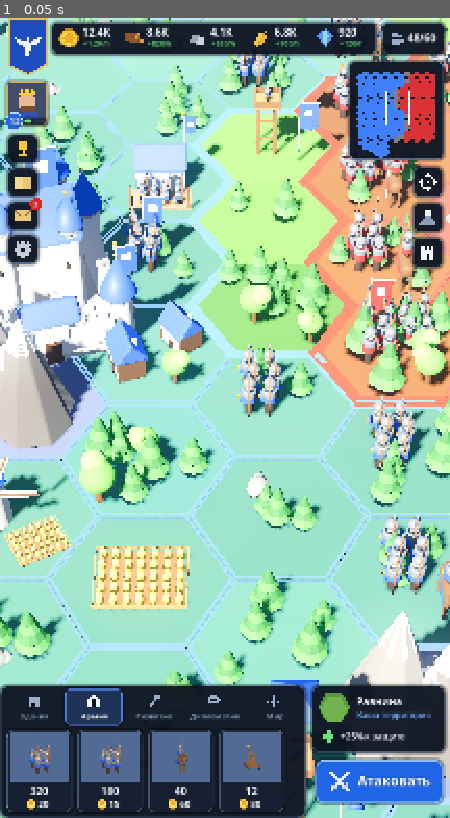
Above: before the commit, frame 1.
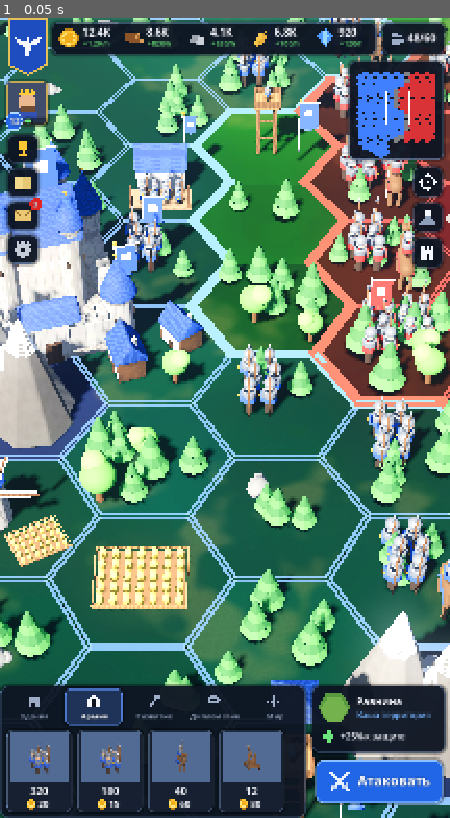
Above: after the commit, the same moment.

Repository: kaboomenko/Raivon
Game: Godot game, scene res://scenes/main.tscn
The game is run twice, just before and just after one commit, with the same random seed, the same clock (stepped at 60 frames per second) and the same inputs.
Inputs:
- Up to frame 1 (0.05 s): no input

The runs differ from the first frame. In frame 1, 51% of the frame differs, in the area x 0-100%, y 0-100%.

Commit message:
Art: painted terrain shader, procedural textures baked on export (stone, roof tiles, wood, plaster), red castle variant
Co-Authored-By: Claude Opus 5.5 <noreply@anthropic.com>
Claude-Session: https://claude.ai/code/session_01Gm1xuL6Hscrx7wka3sjbP5

Diff:
--- /dev/null
+++ b/game/scripts/sim/hexgrid.gd
@@ -0,0 +1,50 @@
+extends RefCounted
+## Axial hex coordinates, flat-top orientation (port of packages/sim/src/hex.ts).
+## Axial coords are Vector2i(q, r). Screen: x grows with q, y grows with r (+ q/2).
+
+## Order matters for edge indexing: edge i of a hex is shared with neighbor DIRS[i].
+const DIRS: Array[Vector2i] = [
+	Vector2i(1, 0), # 0: lower-right
+	Vector2i(1, -1), # 1: upper-right
+	Vector2i(0, -1), # 2: up
+	Vector2i(-1, 0), # 3: upper-left
+	Vector2i(-1, 1), # 4: lower-left
+	Vector2i(0, 1), # 5: down
+]
+
+
+static func hex_key(q: int, r: int) -> String:
+	return "%d,%d" % [q, r]
+
+
+static func distance(a: Vector2i, b: Vector2i) -> int:
+	var dq := a.x - b.x
+	var dr := a.y - b.y
+	return (absi(dq) + absi(dr) + absi(dq + dr)) / 2
+
+
+## Axial coordinate of a cell Dictionary ({q, r, ...}).
+static func axial(c: Dictionary) -> Vector2i:
+	return Vector2i(c["q"], c["r"])
+
+
+static func neighbor_of(h: Vector2i, dir: int) -> Vector2i:
+	return h + DIRS[dir]
+
+
+static func disk(radius: int) -> Array[Vector2i]:
+	var out: Array[Vector2i] = []
+	for q in range(-radius, radius + 1):
+		var r1 := maxi(-radius, -q - radius)
+		var r2 := mini(radius, -q + radius)
+		for r in range(r1, r2 + 1):
+			out.append(Vector2i(q, r))
+	return out
+
+
+## Direction index from a to an adjacent b, or -1.
+static func dir_to(a: Vector2i, b: Vector2i) -> int:
+	for i in 6:
+		if a + DIRS[i] == b:
+			return i
+	return -1
--- /dev/null
+++ b/game/scripts/sim/map_gen.gd
@@ -0,0 +1,329 @@
+extends RefCounted
+## Chapter I «Долина» map generator (canon §12.1), port of packages/sim/src/map.ts.
+## 50 land hexes — player 7 (core), Кремнёвые Бароны (Wolf) 14, Вольные Хутора (Fox) 10, wild 19.
+## Deterministic from seed; retries seeds until the validator passes.
+
+const Types := preload("res://scripts/sim/types.gd")
+const HexGrid := preload("res://scripts/sim/hexgrid.gd")
+const Rng := preload("res://scripts/sim/rng.gd")
+const World := preload("res://scripts/sim/world.gd")
+
+const BARONS := 2
+const HAMLETS := 3
+
+const RADIUS := 4
+const PLAYER_CAP := Vector2i(0, 3)
+const BARONS_CAP := Vector2i(3, -3)
+const HAMLETS_CAP := Vector2i(-3, 0)
+const IMPASSABLE := 11
+const BARONS_SIZE := 14
+const HAMLETS_SIZE := 10
+
+
+static func make_states() -> Array[Dictionary]:
+	var out: Array[Dictionary] = [
+		{"id": Types.NOBODY, "name": "Дикие земли", "color": 0xb9b2a3, "archetype": "player", "capital_id": -1, "dev_level": 0},
+		{"id": Types.PLAYER, "name": "Ваша держава", "color": 0x2e6bff, "archetype": "player", "capital_id": -1, "dev_level": 1},
+		{"id": BARONS, "name": "Кремнёвые Бароны", "color": 0xf08a24, "archetype": "wolf", "capital_id": -1, "dev_level": 1},
+		{"id": HAMLETS, "name": "Вольные Хутора", "color": 0x3fa34d, "archetype": "fox", "capital_id": -1, "dev_level": 1},
+	]
+	return out
+
+
+static func _build_topology(w: World) -> void:
+	w.by_key = {}
+	for c in w.cells:
+		w.by_key[HexGrid.hex_key(c["q"], c["r"])] = c["id"]
+	w.neighbors = []
+	for c in w.cells:
+		var ns := PackedInt32Array()
+		for d in HexGrid.DIRS:
+			ns.append(w.by_key.get(HexGrid.hex_key(c["q"] + d.x, c["r"] + d.y), -1))
+		w.neighbors.append(ns)
+
+
+## Returns a valid chapter I world, or null (with push_error) if 200 attempts fail.
+static func generate_chapter_one(seed_value: int) -> World:
+	for attempt in 200:
+		var w := _try_generate(seed_value + attempt * 7919)
+		if w != null and validate_chapter_one(w).is_empty():
+			return w
+	push_error("map generator: no valid map found")
+	return null
+
+
+static func _id_of(w: World, a: Vector2i) -> int:
+	return w.by_key[HexGrid.hex_key(a.x, a.y)]
+
+
+static func _core_ids(w: World, cap: Vector2i) -> Array[int]:
+	var cid := _id_of(w, cap)
+	var out: Array[int] = [cid]
+	for n in w.neighbors[cid]:
+		if n >= 0:
+			out.append(n)
+	return out
+
+
+static func _set_kind(c: Dictionary, kind: String, cell_name: String = "") -> void:
+	c["kind"] = kind
+	c["value"] = Types.KIND_VALUE[kind]
+	if cell_name != "":
+		c["name"] = cell_name
+
+
+static func _free(cells: Array[Dictionary], owner: int, rng: Rng) -> Array:
+	var out: Array = []
+	for c in cells:
+		if c["owner"] == owner and c["kind"] == "plain" and Types.is_passable(c):
+			out.append(c)
+	return rng.shuffle(out)
+
+
+static func _sort_by_player_distance(arr: Array) -> Array:
+	return Types.stable_sort(arr, func(a: Dictionary, b: Dictionary) -> int:
+		return HexGrid.distance(HexGrid.axial(a), PLAYER_CAP) - HexGrid.distance(HexGrid.axial(b), PLAYER_CAP))
+
+
+static func _try_generate(seed_value: int) -> World:
+	var rng := Rng.new(seed_value)
+	var w := World.new()
+	w.map_seed = seed_value
+	w.radius = RADIUS
+	var coords := HexGrid.disk(RADIUS)
+	for i in coords.size():
+		w.cells.append({
+			"id": i, "q": coords[i].x, "r": coords[i].y,
+			"terrain": "plain", "kind": "plain", "value": 1,
+			"owner": Types.NOBODY, "controller": Types.NOBODY, "fort": 0, "name": "",
+		})
+	_build_topology(w)
+	var cells := w.cells
+	w.states = make_states()
+
+	var reserved := {}
+	for cap in [PLAYER_CAP, BARONS_CAP, HAMLETS_CAP]:
+		for id in _core_ids(w, cap):
+			reserved[id] = true
+
+	# 1. Impassable terrain on the rim, away from capitals' cores.
+	var rim: Array = []
+	for c in cells:
+		if HexGrid.distance(HexGrid.axial(c), Vector2i.ZERO) >= RADIUS - 1 and not reserved.has(c["id"]):
+			rim.append(c)
+	rng.shuffle(rim)
+	for c in rim.slice(0, IMPASSABLE):
+		c["terrain"] = "mountain" if rng.next_int(3) == 0 else "water"
+
+	# 2. Player core: capital + 6 neighbours.
+	for id in _core_ids(w, PLAYER_CAP):
+		_set_owner(cells[id], Types.PLAYER)
+
+	# 3. Grow AI states by BFS from their capitals.
+	_grow(w, _id_of(w, HAMLETS_CAP), HAMLETS, HAMLETS_SIZE, rng, func(c: Dictionary) -> int:
+		return HexGrid.distance(HexGrid.axial(c), HAMLETS_CAP) * 10)
+	# Barons are biased toward the player so the first war has a front.
+	_grow(w, _id_of(w, BARONS_CAP), BARONS, BARONS_SIZE, rng, func(c: Dictionary) -> int:
+		return HexGrid.distance(HexGrid.axial(c), BARONS_CAP) * 10 + HexGrid.distance(HexGrid.axial(c), PLAYER_CAP) * 10)
+
+	# 4. Kinds and terrain.
+	_set_kind(cells[_id_of(w, PLAYER_CAP)], "capital", "Столица")
+	_set_kind(cells[_id_of(w, BARONS_CAP)], "capital", "Кремнёвый замок")
+	_set_kind(cells[_id_of(w, HAMLETS_CAP)], "capital", "Хуторской двор")
+	w.states[Types.PLAYER]["capital_id"] = _id_of(w, PLAYER_CAP)
+	w.states[BARONS]["capital_id"] = _id_of(w, BARONS_CAP)
+	w.states[HAMLETS]["capital_id"] = _id_of(w, HAMLETS_CAP)
+
+	var player_free := _free(cells, Types.PLAYER, rng)
+	if player_free.is_empty():
+		return null
+	_set_kind(player_free[0], "farm", "Мельничный луг")
+
+	# Barons: a frontier mine (war goal bait), a city and a farm, preferring hexes near the player.
+	var barons_free := _sort_by_player_distance(_free(cells, BARONS, rng))
+	if barons_free.size() < 3:
+		return null
+	_set_kind(barons_free[0], "mine", "Кремнёвый карьер")
+	_set_kind(barons_free[2], "city", "Ржавый узел")
+	_set_kind(barons_free[barons_free.size() - 1], "farm", "Баронские поля")
+	var hamlets_free := _sort_by_player_distance(_free(cells, HAMLETS, rng))
+	if hamlets_free.size() < 2:
+		return null
+	_set_kind(hamlets_free[0], "mine", "Медная шахта")
+	_set_kind(hamlets_free[1], "farm", "Хуторские нивы")
+	var wild_free := _free(cells, Types.NOBODY, rng)
+	if wild_free.size() > 0:
+		_set_kind(wild_free[0], "farm", "Заброшенная мельница")
+	if wild_free.size() > 1:
+		_set_kind(wild_free[1], "mine", "Старая штольня")
+
+	for c in cells:
+		if not Types.is_passable(c) or c["kind"] != "plain" or reserved.has(c["id"]):
+			continue
+		var roll := rng.next_int(100)
+		if roll < 14:
+			c["terrain"] = "forest"
+		elif roll < 24:
+			c["terrain"] = "hills"
+
+	return w
+
+
+static func _set_owner(c: Dictionary, s: int) -> void:
+	c["owner"] = s
+	c["controller"] = s
+
+
+static func _grow(w: World, start: int, state: int, size: int, rng: Rng, score: Callable) -> void:
+	var cells := w.cells
+	var owned := {start: true} # insertion-ordered set
+	_set_owner(cells[start], state)
+	while owned.size() < size:
+		var frontier: Array = []
+		var in_frontier := {}
+		for id in owned:
+			for n in w.neighbors[id]:
+				if n < 0 or owned.has(n):
+					continue
+				var c: Dictionary = cells[n]
+				if c["owner"] != Types.NOBODY or not Types.is_passable(c):
+					continue
+				if not in_frontier.has(n):
+					in_frontier[n] = true
+					frontier.append(c)
+		if frontier.is_empty():
+			return
+		var best := 1 << 62
+		var picks: Array = []
+		for c in frontier:
+			var s: int = score.call(c)
+			if s < best:
+				best = s
+				picks = [c]
+			elif s == best:
+				picks.append(c)
+		var p: Dictionary = rng.pick(picks)
+		owned[p["id"]] = true
+		_set_owner(p, state)
+
+
+## Returns a list of problems; empty = valid.
+static func validate_chapter_one(w: World) -> Array[String]:
+	var problems: Array[String] = []
+	var land: Array[Dictionary] = []
+	for c in w.cells:
+		if Types.is_passable(c):
+			land.append(c)
+	if land.size() != 50:
+		problems.append("land hexes %d != 50" % land.size())
+	var count := func(s: int) -> int:
+		var k := 0
+		for c in land:
+			if c["owner"] == s:
+				k += 1
+		return k
+	if count.call(Types.PLAYER) != 7:
+		problems.append("player size != 7")
+	if count.call(BARONS) != BARONS_SIZE:
+		problems.append("barons size")
+	if count.call(HAMLETS) != HAMLETS_SIZE:
+		problems.append("hamlets size")
+	# Front with Barons: at least 3 shared edges with the player.
+	var shared := 0
+	for c in land:
+		if c["owner"] != Types.PLAYER:
+			continue
+		for n in w.neighbors[c["id"]]:
+			if n >= 0 and w.cells[n]["owner"] == BARONS:
+				shared += 1
+	if shared < 3:
+		problems.append("player-barons border %d < 3" % shared)
+	# The first war must have something to win: non-core Barons hexes touching the player.
+	var b_core := core_of(w, BARONS)
+	var annexable := 0
+	var front_hexes := 0
+	for c in land:
+		if c["owner"] != BARONS or not _touches_owner(w, c["id"], Types.PLAYER):
+			continue
+		front_hexes += 1
+		if not b_core.has(c["id"]):
+			annexable += 1
+	if annexable < 2:
+		problems.append("annexable front hexes %d < 2" % annexable)
+	if front_hexes < 3:
+		problems.append("barons front hexes %d < 3" % front_hexes)
+	# Every state is connected.
+	for s in [Types.PLAYER, BARONS, HAMLETS]:
+		var ids: Array[int] = []
+		for c in land:
+			if c["owner"] == s:
+				ids.append(c["id"])
+		if not _connected(w, ids):
+			problems.append("state %d disconnected" % s)
+	# All land is mutually reachable (no isolated islands).
+	var all_ids: Array[int] = []
+	for c in land:
+		all_ids.append(c["id"])
+	if not _connected(w, all_ids):
+		problems.append("land disconnected")
+	return problems
+
+
+static func _touches_owner(w: World, id: int, owner: int) -> bool:
+	for n in w.neighbors[id]:
+		if n >= 0 and w.cells[n]["owner"] == owner:
+			return true
+	return false
+
+
+static func _connected(w: World, ids: Array[int]) -> bool:
+	if ids.is_empty():
+		return true
+	var members := {}
+	for id in ids:
+		members[id] = true
+	var seen := {ids[0]: true}
+	var q: Array[int] = [ids[0]]
+	while not q.is_empty():
+		var id: int = q.pop_back()
+		for n in w.neighbors[id]:
+			if n >= 0 and members.has(n) and not seen.has(n):
+				seen[n] = true
+				q.append(n)
+	return seen.size() == members.size()
+
+
+## Ядро: capital + 6 neighbours that are officially owned by the same state (canon §3.1).
+## Returns an insertion-ordered set {cell_id: true}.
+static func core_of(w: World, state: int) -> Dictionary:
+	var cap: int = w.states[state]["capital_id"] if state >= 0 and state < w.states.size() else -1
+	var out := {}
+	if cap < 0 or w.cells[cap]["owner"] != state:
+		return out
+	out[cap] = true
+	for n in w.neighbors[cap]:
+		if n >= 0 and w.cells[n]["owner"] == state:
+			out[n] = true
+	return out
+
+
+static func official_value(w: World, state: int) -> int:
+	var v := 0
+	for c in w.cells:
+		if c["owner"] == state and Types.is_passable(c):
+			v += c["value"]
+	return v
+
+
+## Deep-copies cells and states; topology (neighbors, by_key) is shared (immutable).
+static func clone_world(w: World) -> World:
+	var out := World.new()
+	out.map_seed = w.map_seed
+	out.radius = w.radius
+	out.neighbors = w.neighbors
+	out.by_key = w.by_key
+	for c in w.cells:
+		out.cells.append(c.duplicate())
+	for s in w.states:
+		out.states.append(s.duplicate())
+	return out
--- /dev/null
+++ b/game/scripts/sim/rng.gd
@@ -0,0 +1,75 @@
+extends RefCounted
+## xoshiro128** — seeded deterministic PRNG (canon §16.1), port of packages/sim/src/rng.ts.
+## Bit-identical to the TS version: all state is kept as unsigned 32-bit values in 64-bit ints.
+
+const MASK := 0xFFFFFFFF
+
+var s0: int
+var s1: int
+var s2: int
+var s3: int
+var _x: int
+
+
+func _init(seed_value: int) -> void:
+	# splitmix32 to spread the seed over the state
+	_x = seed_value & MASK
+	s0 = _splitmix_next()
+	s1 = _splitmix_next()
+	s2 = _splitmix_next()
+	s3 = _splitmix_next()
+
+
+func _splitmix_next() -> int:
+	_x = (_x + 0x9e3779b9) & MASK
+	var z := _x
+	z = _imul(z ^ (z >> 16), 0x85ebca6b)
+	z = _imul(z ^ (z >> 13), 0xc2b2ae35)
+	return (z ^ (z >> 16)) & MASK
+
+
+func next_u32() -> int:
+	var result := _imul(_rotl(_imul(s1, 5), 7), 9)
+	var t := (s1 << 9) & MASK
+	s2 = (s2 ^ s0) & MASK
+	s3 = (s3 ^ s1) & MASK
+	s1 = (s1 ^ s2) & MASK
+	s0 = (s0 ^ s3) & MASK
+	s2 = (s2 ^ t) & MASK
+	s3 = _rotl(s3, 11)
+	return result
+
+
+## Integer in [0, n).
+func next_int(n: int) -> int:
+	return next_u32() % n
+
+
+func pick(arr: Array) -> Variant:
+	return arr[next_int(arr.size())]
+
+
+## Fisher–Yates in place (same draw order as the TS version); returns `arr`.
+func shuffle(arr: Array) -> Array:
+	var i := arr.size() - 1
+	while i > 0:
+		var j := next_int(i + 1)
+		var tmp: Variant = arr[i]
+		arr[i] = arr[j]
+		arr[j] = tmp
+		i -= 1
+	return arr
+
+
+## Math.imul(a, b) >>> 0 without overflowing 64-bit ints.
+static func _imul(a: int, b: int) -> int:
+	a &= MASK
+	b &= MASK
+	var lo := a * (b & 0xFFFF)
+	var hi := ((a * (b >> 16)) & 0xFFFF) << 16
+	return (lo + hi) & MASK
+
+
+static func _rotl(x: int, k: int) -> int:
+	x &= MASK
+	return ((x << k) & MASK) | (x >> (32 - k))
--- /dev/null
+++ b/game/scripts/sim/topology.gd
@@ -0,0 +1,87 @@
+extends RefCounted
+## Supply and pockets (canon §9.7), port of packages/sim/src/topology.ts.
+## Supply depends only on connectivity, not distance. Sets are Dictionaries {cell_id: true}.
+
+const Types := preload("res://scripts/sim/types.gd")
+const World := preload("res://scripts/sim/world.gd")
+
+
+## Hexes controlled by `side` that can trace a path of `side`-controlled hexes to a supply source
+## (own capital / military base / port that is both owned and controlled).
+static func supplied(w: World, side: int, blocked: Dictionary = {}) -> Dictionary:
+	var out := {}
+	var queue: Array[int] = []
+	for c in w.cells:
+		if c["controller"] != side or c["owner"] != side or blocked.has(c["id"]):
+			continue
+		var kind: String = c["kind"]
+		if kind == "capital" or kind == "military_base" or kind == "port":
+			out[c["id"]] = true
+			queue.append(c["id"])
+	while not queue.is_empty():
+		var id: int = queue.pop_back()
+		for n in w.neighbors[id]:
+			if n < 0 or out.has(n) or blocked.has(n):
+				continue
+			var c: Dictionary = w.cells[n]
+			if not Types.is_passable(c) or c["controller"] != side:
+				continue
+			out[n] = true
+			queue.append(n)
+	return out
+
+
+## Pockets of `side` against `enemy`: connected groups of ≤12 `side`-controlled hexes without supply
+## that border `enemy` (an isolated exclave not touching the enemy is not a pocket).
+## Each group is a sorted Array[int]; groups are ordered by their first-found cell id.
+static func pockets(w: World, side: int, enemy: int, blocked: Dictionary = {}) -> Array:
+	var sup := supplied(w, side, blocked)
+	var seen := {}
+	var result: Array = []
+	for c in w.cells:
+		var cid: int = c["id"]
+		if c["controller"] != side or not Types.is_passable(c) or sup.has(cid) or seen.has(cid):
+			continue
+		var group: Array[int] = []
+		var queue: Array[int] = [cid]
+		seen[cid] = true
+		var touches_enemy := false
+		while not queue.is_empty():
+			var id: int = queue.pop_back()
+			group.append(id)
+			for n in w.neighbors[id]:
+				if n < 0:
+					continue
+				var nc: Dictionary = w.cells[n]
+				if nc["controller"] == enemy:
+					touches_enemy = true
+				if nc["controller"] != side or not Types.is_passable(nc) or sup.has(n) or seen.has(n):
+					continue
+				seen[n] = true
+				queue.append(n)
+		if touches_enemy and group.size() <= 12:
+			group.sort()
+			result.append(group)
+	return result
+
+
+## Ring distance (BFS over hexes in `within`) from a seed set; used by the peace ceremony ink wave.
+## Returns {cell_id: ring}.
+static func rings_from(w: World, seeds: Array, within: Dictionary) -> Dictionary:
+	var dist := {}
+	var frontier: Array[int] = []
+	for s in seeds:
+		dist[s] = 0
+		frontier.append(s)
+	var d := 0
+	while not frontier.is_empty():
+		d += 1
+		var next: Array[int] = []
+		for id in frontier:
+			for n in w.neighbors[id]:
+				if n < 0 or dist.has(n) or not within.has(n):
+					continue
+				dist[n] = d
+				next.append(n)
+		frontier = next
+	return dist
--- /dev/null
+++ b/game/scripts/sim/types.gd
@@ -0,0 +1,66 @@
+extends RefCounted
+## Core world constants and helpers (port of packages/sim/src/types.ts).
+## Strength is fixed-point: 1 unit of Strength = 1000 (canon §16.1, ×1000).
+##
+## Cell (Dictionary):
+##   {id:int, q:int, r:int, terrain:String ("plain"|"forest"|"hills"|"water"|"mountain"),
+##    kind:String ("plain"|"farm"|"mine"|"city"|"capital"|"military_base"|"port"),
+##    value:int (hex_value 1..10), owner:int (official owner, changes by treaty),
+##    controller:int (actual controller, changes during war), fort:int (0..10), name:String ("" = none)}
+## StateInfo (Dictionary):
+##   {id:int, name:String, color:int (0xRRGGBB), archetype:String, capital_id:int, dev_level:int}
+
+const FX := 1000
+
+const NOBODY := 0
+const PLAYER := 1
+
+## M_силы by dev level (canon §6.2)
+const STRENGTH_MULT: Array[float] = [0.0, 1.0, 1.25, 1.55, 1.9, 2.35, 2.9, 3.6, 4.4, 5.4, 6.6]
+
+const KIND_VALUE := {
+	"plain": 1,
+	"farm": 2,
+	"mine": 2,
+	"port": 3,
+	"military_base": 3,
+	"city": 4,
+	"capital": 10,
+}
+
+
+static func is_passable(c: Dictionary) -> bool:
+	return c["terrain"] != "water" and c["terrain"] != "mountain"
+
+
+## M_силы for a dev level, 1.0 when out of range (TS: STRENGTH_MULT[dl] ?? 1).
+static func strength_mult(dev_level: int) -> float:
+	if dev_level >= 0 and dev_level < STRENGTH_MULT.size():
+		return STRENGTH_MULT[dev_level]
+	return 1.0
+
+
+## JavaScript Math.round semantics: nearest integer, ties toward +infinity.
+static func js_round(x: float) -> int:
+	var f := floorf(x)
+	if x - f >= 0.5:
+		return int(f) + 1
+	return int(f)
+
+
+## Rounds to one decimal like the TS round1 helper: Math.round(x * 10) / 10.
+static func round1(x: float) -> float:
+	return float(js_round(x * 10.0)) / 10.0
+
+
+## Stable in-place sort (JS Array.prototype.sort is stable; Godot's sort_custom is not).
+## `cmp(a, b)` returns a number: < 0 keeps a before b, > 0 puts b first, 0 keeps the input order.
+static func stable_sort(arr: Array, cmp: Callable) -> Array:
+	for i in range(1, arr.size()):
+		var x: Variant = arr[i]
+		var j := i - 1
+		while j >= 0 and cmp.call(arr[j], x) > 0:
+			arr[j + 1] = arr[j]
+			j -= 1
+		arr[j + 1] = x
+	return arr
--- /dev/null
+++ b/game/scripts/sim/world.gd
@@ -0,0 +1,22 @@
+extends RefCounted
+## World container (port of the World interface in packages/sim/src/types.ts).
+## cells[i]["id"] == i. Cell / StateInfo layouts are documented in types.gd.
+
+var map_seed: int = 0
+var radius: int = 0
+var cells: Array[Dictionary] = []
+## neighbors[id][dir] = neighbor cell id or -1 (off-map); dir order = HexGrid.DIRS.
+var neighbors: Array[PackedInt32Array] = []
+## "q,r" -> cell id
+var by_key: Dictionary = {}
+## Indexed by StateId (0 = nobody/wild, 1 = player, 2 = Barons, 3 = Hamlets).
+var states: Array[Dictionary] = []
+
+
+func cell(id: int) -> Dictionary:
+	return cells[id]
+
+
+## Cell id at axial (q, r) or -1.
+func id_at(q: int, r: int) -> int:
+	return by_key.get("%d,%d" % [q, r], -1)
--- a/game/scripts/world.gd
+++ b/game/scripts/world.gd
@@ -157,10 +157,10 @@
 			st.add_vertex(a); st.add_vertex(a2); st.add_vertex(b2)
 	var mi := MeshInstance3D.new()
 	mi.mesh = st.commit()
-	var mat := StandardMaterial3D.new()
-	mat.vertex_color_use_as_albedo = true
-	mat.vertex_color_is_srgb = true
-	mat.roughness = 0.95
+	var mat := ShaderMaterial.new()
+	mat.shader = load("res://shaders/terrain.gdshader")
+	mat.set_shader_parameter("noise_big", _noise_tex(0.9, 3, 101))
+	mat.set_shader_parameter("noise_fine", _noise_tex(6.0, 2, 202))
 	mi.material_override = mat
 	add_child(mi)
 	# water surface
@@ -175,6 +175,20 @@
 	wm.roughness = 0.15
 	water.material_override = wm
 	add_child(water)
+
+
+func _noise_tex(freq: float, octaves: int, seed_: int) -> NoiseTexture2D:
+	var n := FastNoiseLite.new()
+	n.seed = seed_
+	n.frequency = freq / 64.0
+	n.fractal_octaves = octaves
+	var t := NoiseTexture2D.new()
+	t.width = 256
+	t.height = 256
+	t.seamless = true
+	t.generate_mipmaps = true
+	t.noise = n
+	return t
 
 
 # ------------------------------------------------------------------ territory: tint, inner grid, glowing border
@@ -292,8 +306,7 @@
 				spawn("banner_blue", p + Vector3(0.45, 0, 0.3))
 				continue
 			"enemy_castle":
-				var cn := spawn("castle", p, PI, 1.2)
-				_tint_roofs(cn, Color(0.62, 0.12, 0.12))
+				spawn("castle_red", p, PI, 1.4)
 				continue
 			"enemy_camp":
 				spawn("tent_red", p + Vector3(-0.3, 0, -0.2))
--- /dev/null
+++ b/game/shaders/terrain.gdshader
@@ -0,0 +1,39 @@
+shader_type spatial;
+// Hand-painted ground: vertex colour (biome + territory tint) broken up by large patches,
+// dirt spots and fine grass speckle, world-space so tiles join seamlessly.
+render_mode cull_back;
+
+uniform sampler2D noise_big : filter_linear_mipmap, repeat_enable;
+uniform sampler2D noise_fine : filter_linear_mipmap, repeat_enable;
+uniform vec3 dirt_color : source_color = vec3(0.45, 0.33, 0.2);
+uniform float dirt_amount = 0.22;
+
+varying vec3 wpos;
+varying vec3 wnormal;
+
+void vertex() {
+	wpos = (MODEL_MATRIX * vec4(VERTEX, 1.0)).xyz;
+	wnormal = normalize((MODEL_MATRIX * vec4(NORMAL, 0.0)).xyz);
+}
+
+void fragment() {
+	vec3 base = pow(COLOR.rgb, vec3(2.2)); // vertex colours are authored in sRGB
+	float big = texture(noise_big, wpos.xz * 0.045).r;
+	float mid = texture(noise_big, wpos.xz * 0.21 + vec2(0.37, 0.11)).r;
+	float fine = texture(noise_fine, wpos.xz * 1.6).r;
+	float top = smoothstep(0.6, 0.9, wnormal.y);
+	// large light/dark meadow patches
+	vec3 c = base * mix(0.78, 1.18, big);
+	// warm sunlit tufts vs cool shade
+	c = mix(c, c * vec3(1.12, 1.08, 0.82), smoothstep(0.55, 0.8, mid) * 0.6);
+	// dirt patches on flat ground
+	float dirt = smoothstep(0.62, 0.78, mid * 0.6 + big * 0.5) * dirt_amount * top;
+	c = mix(c, dirt_color * (0.8 + 0.4 * fine), dirt);
+	// fine grass speckle
+	c *= mix(0.86, 1.1, fine);
+	// darker rocky cliffs on the tile skirts
+	c = mix(c * 0.55, c, top);
+	ALBEDO = c;
+	ROUGHNESS = 0.92;
+	SPECULAR = 0.2;
+}
Binary file changed: game/assets/models/banner_blue.glb
Binary file added: game/assets/models/banner_blue_bake.png
Binary file changed: game/assets/models/banner_red.glb
Binary file added: game/assets/models/banner_red_bake.png
Binary file changed: game/assets/models/barracks.glb
Binary file added: game/assets/models/barracks_bake.png
Binary file changed: game/assets/models/castle.glb
Binary file added: game/assets/models/castle_bake.png
Binary file added: game/assets/models/castle_red.glb
Binary file added: game/assets/models/castle_red_bake.png
Binary file changed: game/assets/models/catapult.glb
Binary file added: game/assets/models/catapult_bake.png
(and 36 more such lines)
